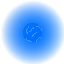
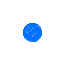
Two versions of the same layered image (64x64). Layer-by-layer changes:
removed layer "Glow" over (x1=1, y1=0, x2=64, y2=64)
